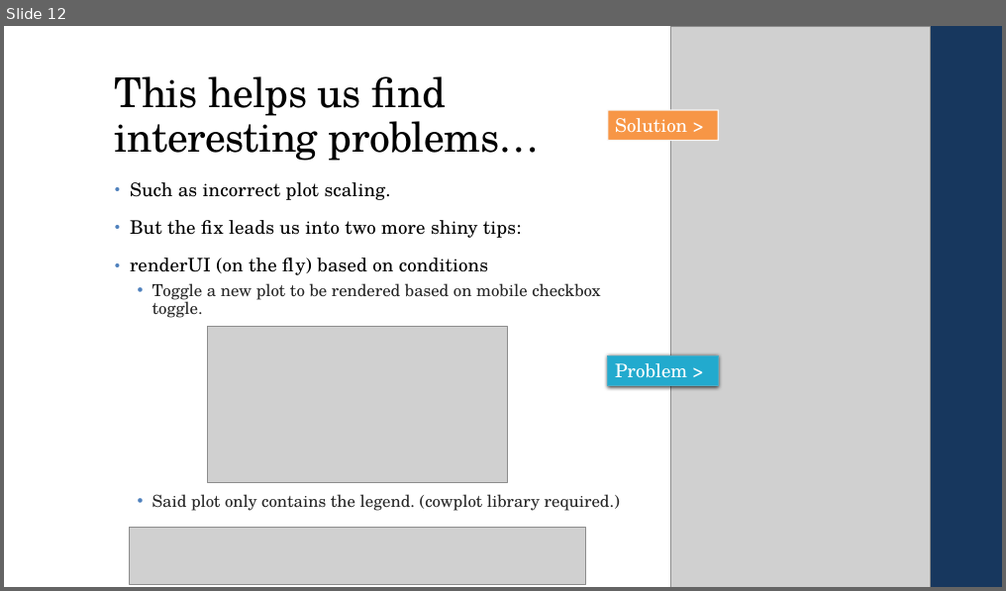
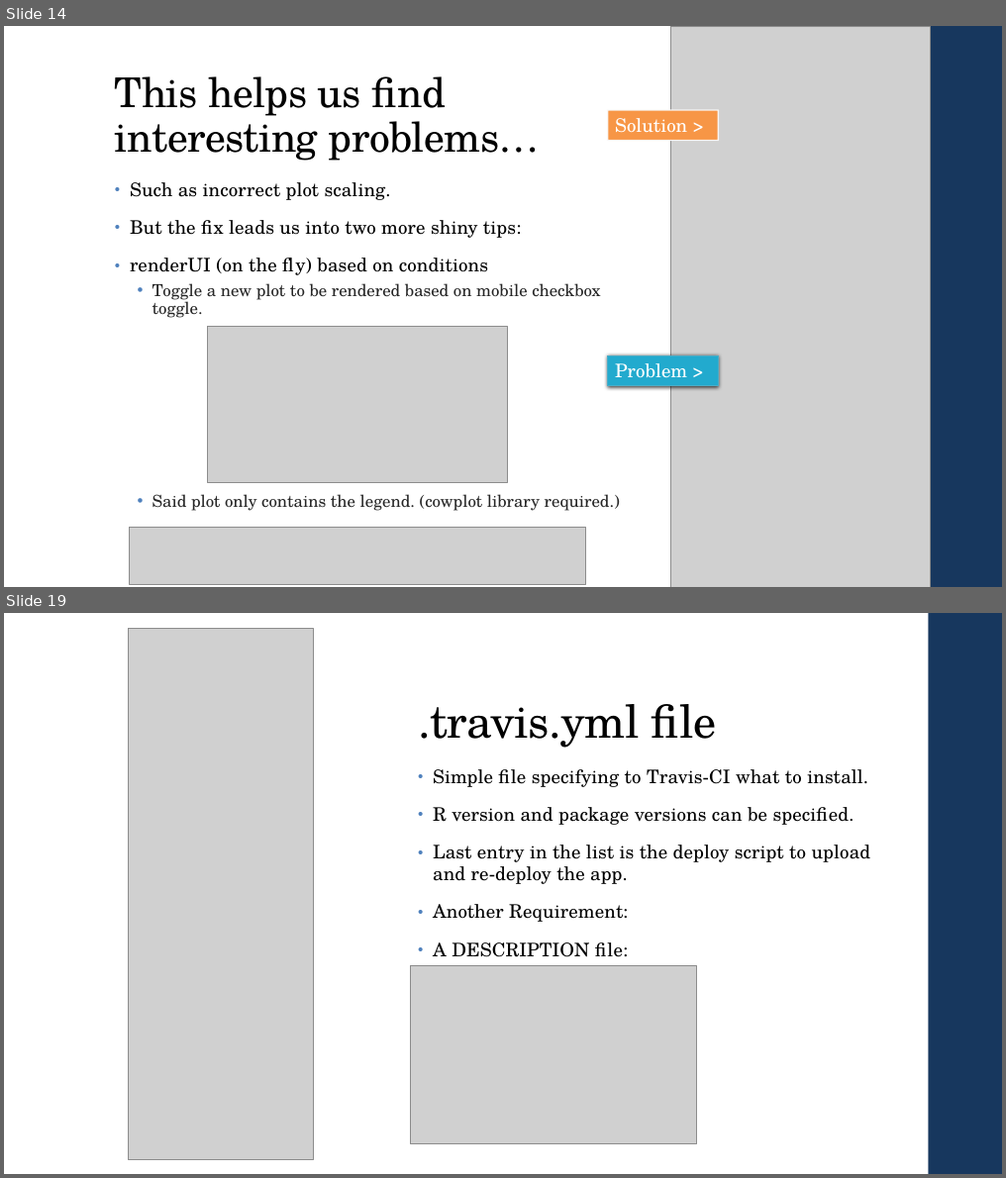
Before and after one commit to bmetenko/RShinyAppStore, a slide deck: Presentation/2019_08_15_RShinyPresentation.pptx. Shown one above the other, each under a label of ours: slide 12 before the commit, slides 14 and 19 after it; the slides between them are not shown. The pictures are 1006x591 and 1006x1178 pixels, drawn with LibreOffice and Linux fonts; fonts in the diff are those of the drawing; grey boxes stand for pictures. Boxes give left, top, right and bottom in pixels: in the first picture for what was removed or moved away, otherwise in the second. Text is boxed around its words. In the diff, an @@ line names an element or a change of style, - is before the commit and + after.

```diff
--- a/Presentation/2019_08_15_RShinyPresentation.pptx
+++ b/Presentation/2019_08_15_RShinyPresentation.pptx
@@ slide 19 added at [4,613,1002,1174], background #FFFFFF; not listed: 1 template element that a slide beside it also shows @@
@@ picture added at [129,628,313,1160] @@
@@ rectangle added at [929,613,1002,1174], fill #17375E at 90% opacity @@
@@ title added at [418,704,717,748], 44 pt, text #000000 @@
+.travis.yml file
@@ text added at [433,769,871,958], 18 pt, text #000000 @@
+• Simple file specifying to Travis-CI what to install.
+• R version and package versions can be specified.
+• Last entry in the list is the deploy script to upload and re-deploy the app.
+• Another Requirement:
+• A DESCRIPTION file:
@@ picture added at [411,965,697,1145] @@
@@ what was slide 12 is now slide 14 @@
```
Also in this commit, not shown: 10 slides changed, 7 other slides added, 1 slide removed.
